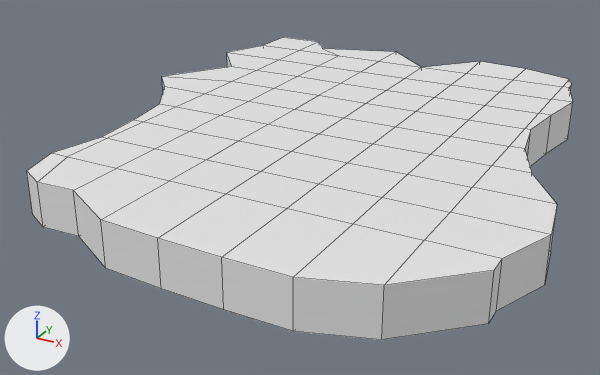
The FBX model ice_floe3.fbx, before and after one commit.
One viewpoint serves both versions: a camera (50 mm lens) standing at (3.91, -8.15, 3.82) and looking at (-0.3, -0.5, -0.01). The axes (+X, +Y, +Z) are drawn at lower left. The lights are the same throughout. Mesh edges are drawn as thin lines.
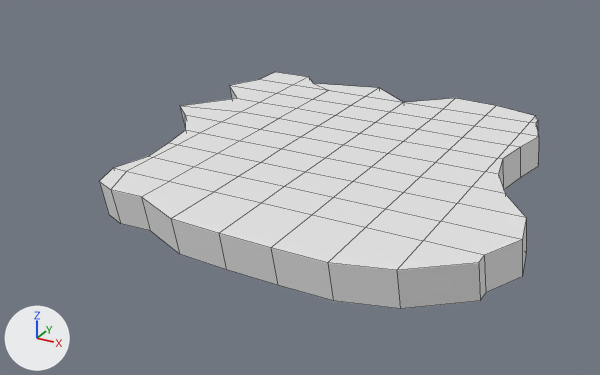
The change, as a diff of the scene's bpy script:
```diff
--- a/ice_floe3.fbx.py
+++ b/ice_floe3.fbx.py
@@ me_cube @@
 # used by ob_cube; location = (0.0, 0.0, 0.498); scale = (2.54, 3.04, 0.236)
-me_cube.from_pydata(...)  # 198 vertices, 196 faces; spans x -1.13..1.09, y -1.14..1.02, z -1.0..1.0
+me_cube.from_pydata(...)  # 135 vertices, 117 faces; spans x -1.13..1.1, y -1.14..1.05, z 0.0..1.0
+# me_cube part 1
+# 99 vertices are removed from x -1.13..1.09, y -1.14..1.02, z -1.0
+# 116 faces are deleted
+# 6 vertices are added at (0.83, 0.03, 0.0), (0.92, -0.17, 0.0), (1.07, -0.37, 0.0), (-1.11, 0.14, 0.0), (1.1, -0.58, 0.0), (-0.64, 0.91, 0.0)
+# 30 new vertices lie (0.01, 0.03, -1.0) away from vertices in x -1.1..1.0, y -1.14..1.02, z 1.0
+# 37 new faces join them
 me_cube.materials.append(mat_material)
@@ ob_cube @@
 ob_cube = bpy.data.objects.new('Cube', me_cube)
-ob_cube.location = (0.0, 0.0, 0.498)
-ob_cube.scale = (2.54, 3.04, 0.236)
+ob_cube.location = (0.0, 0.0, 0.0)
+ob_cube.scale = (2.24, 2.28, 0.4)
```

Location of each change, [x1, y1, x2, y2] in pixels of the pictures (600 x 375 px):
'Cube', reshaped, moved, rescaled (19% narrower, 22% shorter): before [27, 37, 573, 340]; after [99, 72, 539, 309]
part 1 of me_cube, cut back: before [27, 55, 573, 340]; after [99, 86, 539, 309]
